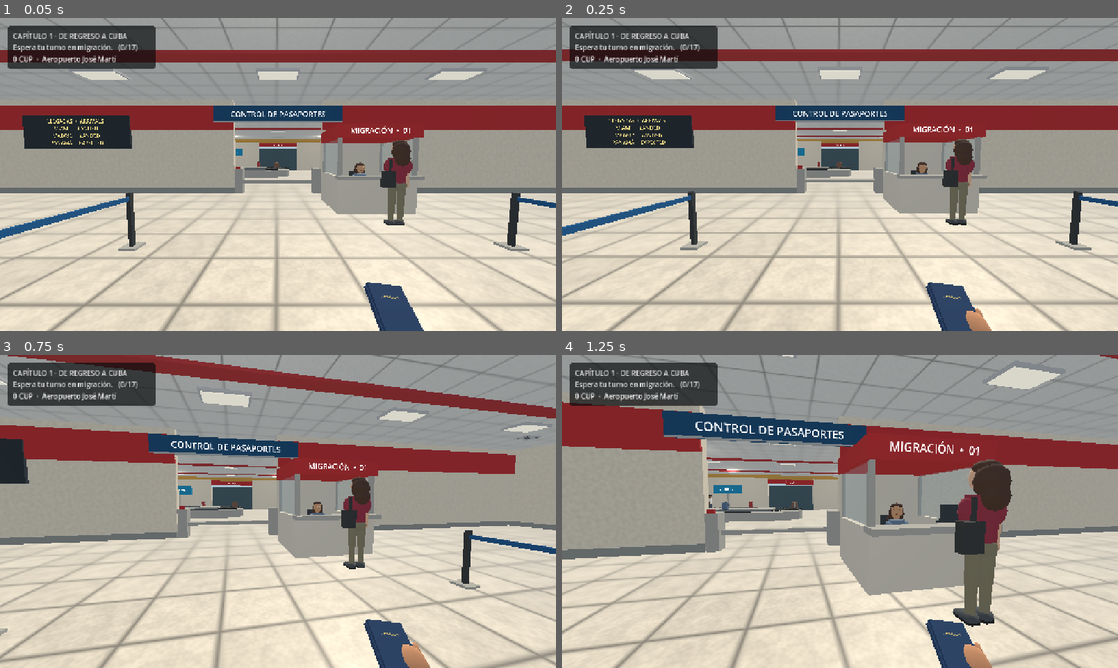
Above: before the commit, frames 1-4 (two rows, left to right).
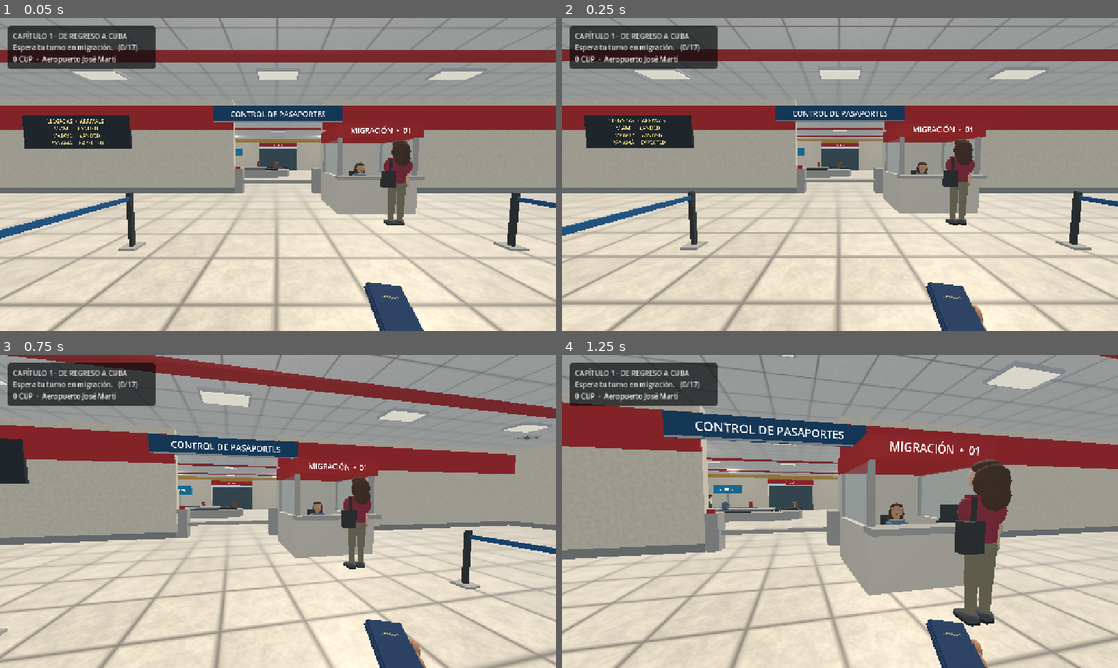
Above: after the commit, the same moments.

Repository: valdy247/mycity
Game: Godot game, scene res://airport.tscn
The game is run twice, just before and just after one commit, with the same random seed, the same clock (stepped at 60 frames per second) and the same inputs.
Inputs (mouse positions are in pixels of both pictures, inside the frame that each line leads up to):
- Up to frame 1 (0.05 s): no input
- Up to frame 2 (0.25 s): no input
- Up to frame 3 (0.75 s): tap Enter at 0.5 s; move the mouse to (305, 511) at 0.52 s; hold W from 0.53 s (still down); tap E at 0.6 s; click (305, 511) at 0.67 s
- Up to frame 4 (1.25 s): keep holding W; tap Space at 0.77 s

Frame 1 is identical in both runs. In frame 2, 0.2% of the frame differs, in the area x 72-78%, y 91-100%; in frame 3, 0.3%, in the area x 72-78%, y 90-100%; in frame 4, 0.3%.

Commit message:
Fix first-person anatomy with fixed-length elbow rig, body-space suitcase grip and closer trolley

Diff:
--- a/game/airport.gd
+++ b/game/airport.gd
@@ -152,6 +152,20 @@
 	part.scale = dims
 	return part
 
+func _fp_limb(color: Color,taper: float) -> MeshInstance3D:
+	var part := MeshInstance3D.new()
+	var mesh := CylinderMesh.new()
+	mesh.height = 1.0
+	mesh.bottom_radius = .5
+	mesh.top_radius = taper
+	mesh.radial_segments = 12
+	mesh.rings = 0
+	part.mesh = mesh
+	part.material_override = _mat(color)
+	part.cast_shadow = GeometryInstance3D.SHADOW_CASTING_SETTING_OFF
+	fp_rig.add_child(part)
+	return part
+
 func _make_first_person() -> void:
 	fp_rig = Node3D.new()
 	camera.add_child(fp_rig)
@@ -160,20 +174,30 @@
 	for side in [-1.0,1.0]:
 		var hand := Node3D.new()
 		fp_rig.add_child(hand)
-		var upper := _fp_rounded(fp_rig,Vector3.ZERO,Vector3.ONE,sleeve)
-		var fore := _fp_rounded(fp_rig,Vector3.ZERO,Vector3.ONE,skin)
-		_fp_rounded(hand,Vector3.ZERO,Vector3(.088,.112,.053),skin)
+		var upper := _fp_limb(skin,.40)
+		var cuff := _fp_limb(sleeve,.48)
+		var fore := _fp_limb(skin,.31)
+		var elbow := _fp_rounded(fp_rig,Vector3.ZERO,Vector3(.094,.105,.094),skin)
+		_fp_rounded(hand,Vector3(0,-.008,0),Vector3(.080,.085,.045),skin)
 		for finger in range(4):
-			_fp_rounded(hand,Vector3(-.029+float(finger)*.019,.039,-.018),Vector3(.022,.060,.028),skin)
-		_fp_rounded(hand,Vector3(-float(side)*.043,-.005,-.013),Vector3(.036,.064,.038),skin)
-		fp_arms.append({"upper":upper,"fore":fore,"hand":hand,"target":Vector3(float(side)*.31,-.53,-.49)})
+			var x := -.027+float(finger)*.018
+			_fp_rounded(hand,Vector3(x,.033,-.006),Vector3(.018,.048,.023),skin)
+			_fp_rounded(hand,Vector3(x,.052,-.021),Vector3(.017,.023,.036),skin)
+		var thumb := _fp_rounded(hand,Vector3(-float(side)*.043,.006,-.009),Vector3(.027,.055,.033),skin)
+		thumb.rotation.z = -float(side)*.48
+		fp_arms.append({"upper":upper,"cuff":cuff,"fore":fore,"elbow":elbow,"hand":hand,"target":Vector3(float(side)*.28,-.18,-.26)})
 	_tick_first_person(0.0,false)
 
 func _fp_segment(mesh: MeshInstance3D,a: Vector3,b: Vector3,width: float) -> void:
 	var d := b-a
 	mesh.position = (a+b)*.5
 	mesh.quaternion = Quaternion(Vector3.UP,d.normalized()) if d.length()>.0001 else Quaternion.IDENTITY
-	mesh.scale = Vector3(width,maxf(.01,d.length()+.035),width)
+	mesh.scale = Vector3(width,maxf(.01,d.length()+.014),width)
+
+func _carried_bag_transform() -> Transform3D:
+	# Carry beside the body, not directly in front of the camera. Pitching the
+	# view does not rotate the suitcase or stretch the arm.
+	return camera.global_transform.affine_inverse()*player.global_transform*Transform3D(Basis.IDENTITY,Vector3(.34,-.32,-.42))
 
 func _tick_first_person(delta: float,moving: bool) -> void:
 	if not is_instance_valid(fp_rig): return
@@ -185,38 +209,69 @@
 	var carried_bag: Node3D
 	for bag in bags:
 		if bag.get_parent()==camera: carried_bag = bag
+	if is_instance_valid(carried_bag) and not (fp_prop_tween!=null and fp_prop_tween.is_running()):
+		carried_bag.transform = _carried_bag_transform()
+	var body_to_view := camera.global_transform.affine_inverse()*player.global_transform
 	for i in range(2):
 		var arm: Dictionary = fp_arms[i]
 		var side := -1.0 if i==0 else 1.0
 		var hand: Node3D = arm["hand"]
-		var shoulder := Vector3(side*.34,-.54,-.07)
-		var target := Vector3(side*.34,-.61+sin(fp_clock+float(i)*PI)*(.035 if moving else .009),-.40)
-		var angle := Vector3(.24,0,side*.18)
+		# Anatomical shoulder position in body space, independent of camera pitch.
+		var shoulder := Vector3(side*.205,.39,-.075)
+		var target := Vector3(side*.28,-.16+sin(fp_clock+float(i)*PI)*(.025 if moving else .006),-.23)
+		var angle := Vector3(.18,0,side*.15)
+		var gripping := false
+		var holding_bag := false
 		if progress.cart_attached:
-			target = camera.to_local(cart.to_global(Vector3(side*.31,.92,.49)))
-			angle = Vector3(-1.0,0,side*.10)
+			target = player.to_local(cart.to_global(Vector3(side*.29,.952,.515)))
+			angle = Vector3(-PI*.5,0,0)
+			gripping = true
 		elif i==1 and is_instance_valid(carried_bag):
-			target = camera.to_local(carried_bag.to_global(Vector3(0,.503,0)))
-			angle = Vector3(-1.05,0,0)
+			# Palm rests above the actual handle; fingers curve around its bar.
+			target = player.to_local(carried_bag.to_global(Vector3(0,.535,.023)))
+			angle = Vector3(-PI*.5,0,0)
+			gripping = true
+			holding_bag = true
 		elif i==1 and step<=3 and passport.get_parent()==camera:
-			target = passport.position+Vector3(.034,-.025,.029)
+			target = player.to_local(passport.to_global(Vector3(.048,-.016,.015)))
 			angle = Vector3(-.72,0,-.18)
-		if i==1 and fp_action_time>0.0:
-			var reach := Vector3(.25,-.37,-.88)
-			if is_instance_valid(fp_action_prop): reach = camera.to_local(fp_action_prop.global_position)+Vector3(.03,.035,.025)
-			target = reach
-			angle = Vector3(-.85,0,0)
-		target.x = clampf(target.x,-.82,.82)
-		target.y = clampf(target.y,-1.08,.12)
-		target.z = clampf(target.z,-1.15,-.23)
+		if i==1 and fp_action_time>0.0 and is_instance_valid(fp_action_prop):
+			if fp_action_prop==passport:
+				target = player.to_local(passport.to_global(Vector3(.048,-.015,.015)))
+			else:
+				target = player.to_local(fp_action_prop.to_global(Vector3(0,.535,.025)))
+				holding_bag = true
+			angle = Vector3(-PI*.5,0,0)
+			gripping = true
 		var old: Vector3 = arm["target"]
-		var hand_at := old.lerp(target,1.0 if delta==0.0 else minf(1.0,delta*13.0))
+		var hand_at := old.lerp(target,1.0 if gripping or delta==0.0 else minf(1.0,delta*14.0))
+		var hand_basis := Basis.from_euler(angle)
+		var wrist := hand_at+hand_basis*Vector3(0,-.038,0)
+		# Two fixed-length arm segments: solve the elbow instead of stretching
+		# long cylinders between the camera and distant interaction points.
+		var span := wrist-shoulder
+		var distance := clampf(span.length(),.08,.675)
+		var axis := span.normalized() if span.length()>.001 else Vector3.FORWARD
+		wrist = shoulder+axis*distance
+		hand_at = wrist-hand_basis*Vector3(0,-.038,0)
 		arm["target"] = hand_at
-		hand.position = hand_at
-		hand.rotation = angle
-		var elbow := shoulder.lerp(hand_at,.48)+Vector3(side*.09,-.11,.02)
-		_fp_segment(arm["upper"],shoulder,elbow,.133)
-		_fp_segment(arm["fore"],elbow,hand_at,.093)
+		var upper_length := .35
+		var fore_length := .33
+		var along := (upper_length*upper_length-fore_length*fore_length+distance*distance)/(2.0*distance)
+		var bend := sqrt(maxf(0.0,upper_length*upper_length-along*along))
+		var pole := Vector3(side*.80,.32 if holding_bag else -.85,.20)
+		var bend_axis := (pole-axis*pole.dot(axis)).normalized()
+		if bend_axis.length_squared()<.01: bend_axis = Vector3(side,0,0)
+		var elbow := shoulder+axis*along+bend_axis*bend
+		hand.transform = body_to_view*Transform3D(hand_basis,hand_at)
+		var upper: MeshInstance3D = arm["upper"]
+		var cuff: MeshInstance3D = arm["cuff"]
+		var fore: MeshInstance3D = arm["fore"]
+		var joint: MeshInstance3D = arm["elbow"]
+		_fp_segment(cuff,body_to_view*shoulder,body_to_view*shoulder.lerp(elbow,.48),.137)
+		_fp_segment(upper,body_to_view*shoulder.lerp(elbow,.43),body_to_view*elbow,.106)
+		_fp_segment(fore,body_to_view*elbow,body_to_view*wrist,.095)
+		joint.position = body_to_view*elbow
 
 func _animate_prop_transfer(prop: Node3D,from: Transform3D) -> void:
 	if not is_instance_valid(prop): return
@@ -1626,7 +1681,7 @@
 		bag.rotation = Vector3.ZERO
 		bag.show()
 		match place:
-			"hand": bag.position = Vector3(.40,-.62,-.75)
+			"hand": bag.transform = _carried_bag_transform()
 			"cart": bag.position = Vector3(-.225 if i==0 else .225,.27,-.13)
 			"trunk":
 				bag.position = Vector3(-.28 if i==0 else .28,.61,-1.65)
@@ -1684,7 +1739,7 @@
 func _push_cart() -> bool:
 	var forward := -player.global_transform.basis.z
 	var orientation := Basis(Vector3.UP,yaw)
-	for distance in [1.45,1.25,1.05]:
+	for distance in [1.12,1.03,.96]:
 		var desired := player.global_position+forward*float(distance)
 		desired.y = .03
 		if _cart_space_clear(desired,orientation):
@@ -2019,6 +2074,7 @@
 		pitch = clampf(pitch-look.y*.003,-1.25,1.25)
 		player.rotation.y = yaw
 		camera.rotation.x = pitch
+		_tick_first_person(0.0,false)
 
 func _pressed(key: Key,touch: String) -> bool:
 	return Input.is_physical_key_pressed(key) or bool(touch_keys.get(touch,false))
